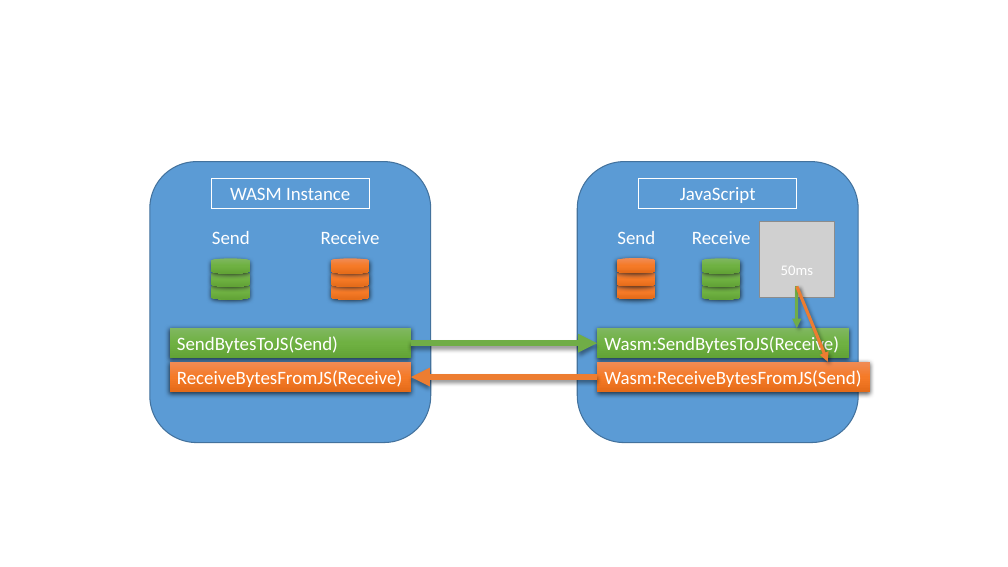
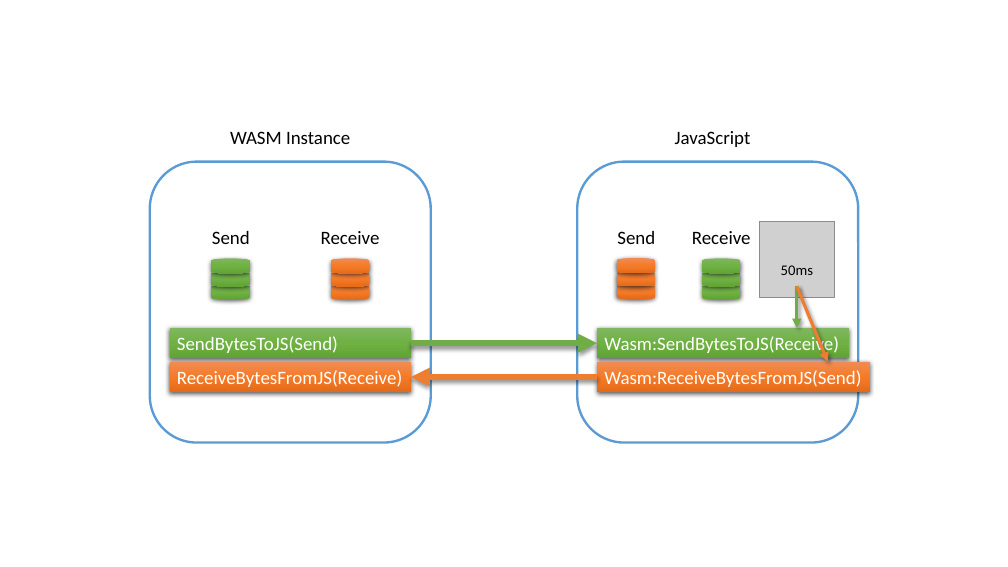
Before and after one commit to sandertungeaspoy/HotstuffWASM, a slide deck: slide 1 of WIP.pptx. Drawn at 1008x567 pixels with LibreOffice and Linux fonts; fonts in the diff are those of the drawing; grey boxes stand for pictures. Boxes give left, top, right and bottom in pixels: in the first picture for what was removed or moved away, otherwise in the second. Text is boxed around its words. In the diff, an @@ line names an element or a change of style, - is before the commit and + after.

```diff
--- a/WIP.pptx
+++ b/WIP.pptx
@@ rectangle "WASM Instance": place and size @@
-rectangle "WASM Instance" at [211, 178, 369, 209]
+rectangle "WASM Instance" at [211, 122, 369, 152]
@@ text colour #FFFFFF to #000000 in 7 elements at [212, 231, 250, 244], [321, 231, 380, 244], [617, 231, 655, 244], [692, 231, 751, 244], [781, 265, 813, 275], [211, 122, 369, 152], [634, 122, 792, 152] @@
@@ rectangle "JavaScript": place and size @@
-rectangle "JavaScript" at [639, 178, 797, 209]
+rectangle "JavaScript" at [634, 122, 792, 152]
@@ rounded rectangle at [150, 162, 431, 443]: fill #5B9BD5 to #FFFFFF; outline #43739E 1 pt to #5B9BD5 2.25 pt @@
@@ rounded rectangle at [578, 162, 859, 443]: fill #5B9BD5 to #FFFFFF; outline #43739E 1 pt to #5B9BD5 2.25 pt @@
```
Also in this commit, not shown: 3 other files.
